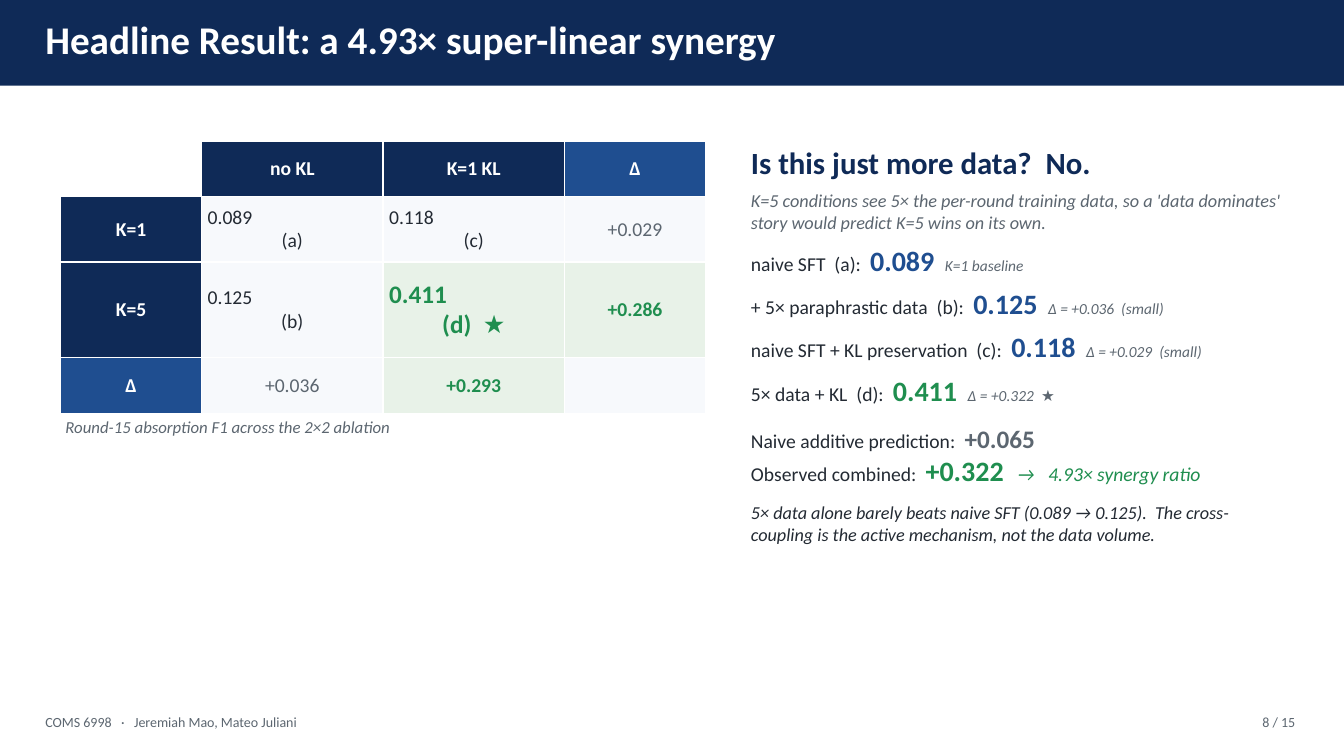
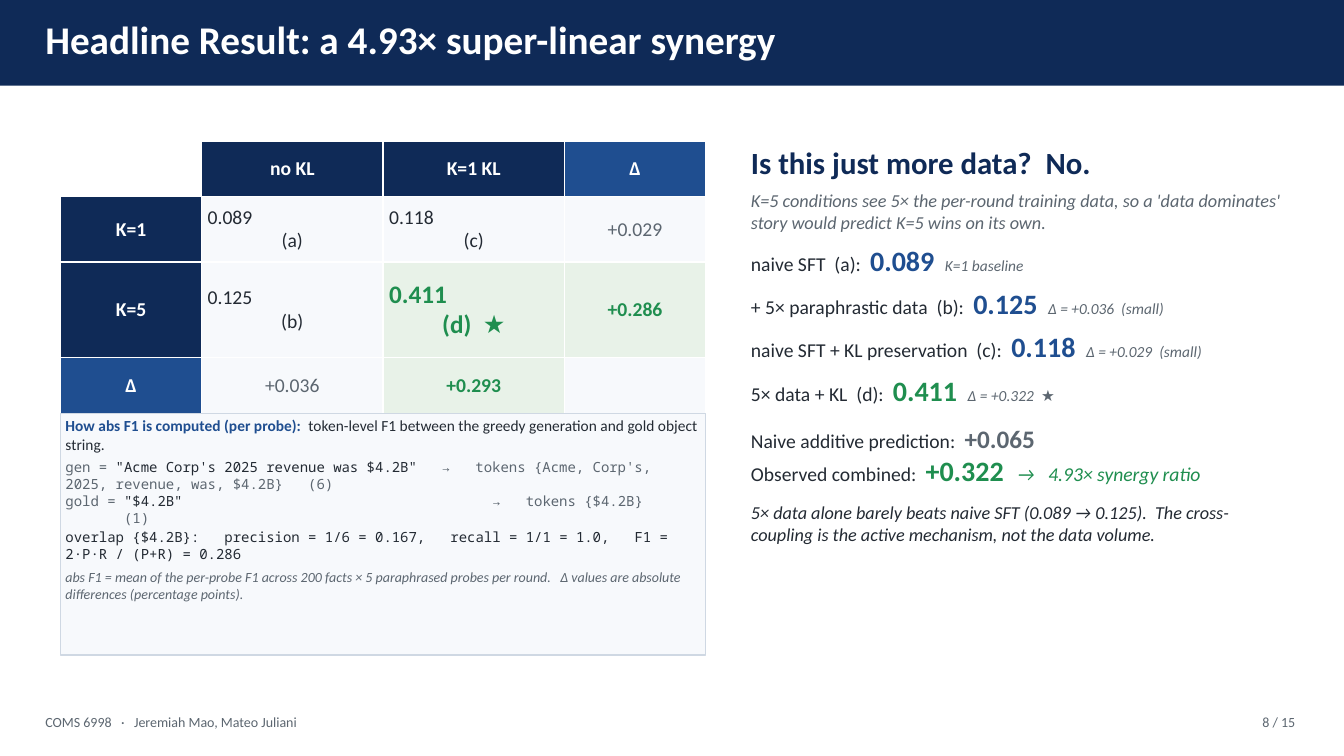
Before and after one commit to jeremiahmao/still-on-task-llm, a slide deck: slide 8 of paper_slides/synergy_deck.pptx. Drawn at 1344x756 pixels with LibreOffice and Linux fonts; fonts in the diff are those of the drawing. Boxes give left, top, right and bottom in pixels: in the first picture for what was removed or moved away, otherwise in the second. Text is boxed around its words. In the diff, an @@ line names an element or a change of style, - is before the commit and + after.

Commit message:
tweak: deck — show worked token-F1 example on Headline slide

```diff
--- a/paper_slides/synergy_deck.pptx
+++ b/paper_slides/synergy_deck.pptx
@@ rectangle added at bbox=[60, 413, 706, 655], fill #F7F9FC, outline #CFD8E3 1 pt, 10 pt, text #5C6670 @@
+How abs F1 is computed (per probe): token-level F1 between the greedy generation and gold object string.
+gen = "Acme Corp's 2025 revenue was $4.2B" → tokens {Acme, Corp's, 2025, revenue, was, $4.2B} (6)
+gold = "$4.2B" → tokens {$4.2B} (1)
+overlap {$4.2B}: precision = 1/6 = 0.167, recall = 1/1 = 1.0, F1 = 2·P·R / (P+R) = 0.286
+abs F1 = mean of the per-probe F1 across 200 facts × 5 paraphrased probes per round. Δ values are absolute differences (percentage points).
@@ text removed at bbox=[65, 421, 390, 436] @@
-Round-15 absorption F1 across the 2×2 ablation
```
Also in this commit, not shown: 1 other file.
